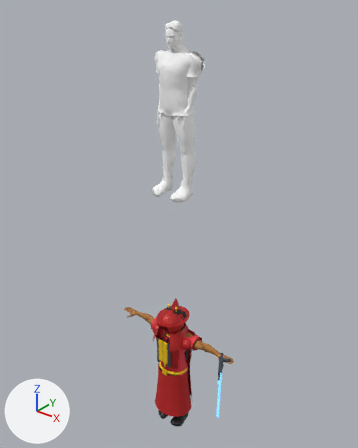
The glTF model public/models/avatar-a.glb: old version first, new version second.
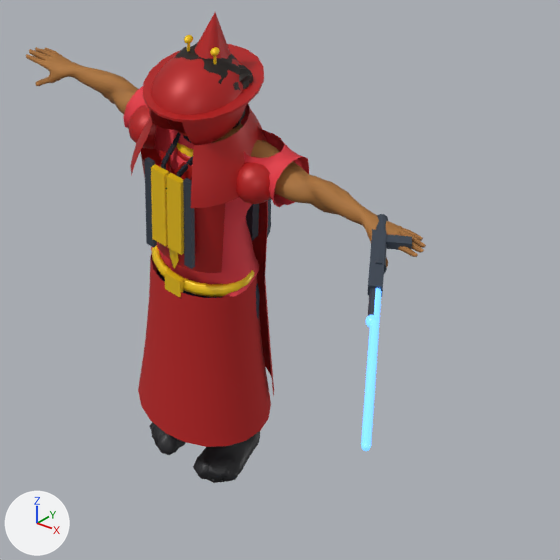
The first picture shows the older version from a 50 mm lens placed at (11.13, -13.68, 7.17), pointed at (0.33, -0.18, -1.2). The close-ups show the older and then the newer version on the part from 33% to 76% of the width and 66% to 100% of the height of that picture. Only the edits that show in the close-ups are written down. The lights are fixed; the arrows at lower left show +X, +Y and +Z. Where no turn or scale is listed for an object, it has been applied to the vertices. Vertices at exactly the same position are counted once.

The older version as bpy lines, for what is in view:
```python
me_mesh_31 = bpy.data.meshes.new('Mesh_31')
me_mesh_31.from_pydata(...)  # 1281 vertices, 2300 faces; spans x -1.17..1.17, y -0.72..0.42, z -8.58..-6.37
me_mesh_31.materials.append(mat_shirt)  # red #e63946
me_mesh_33 = bpy.data.meshes.new('Mesh_33')
me_mesh_33.from_pydata(...)  # 834 vertices, 1580 faces; spans x -0.706..0.711, y -0.736..0.345, z -11.579..-10.976
me_mesh_33.materials.append(mat_shoes)  # black #1b1b1f
me_mesh_4 = bpy.data.meshes.new('Mesh_4')
me_mesh_4.from_pydata(...)  # 58 vertices, 108 faces; spans x -0.65..0.65, y -0.81..0.81, z -0.49..0.49
me_mesh_4.materials.append(mat_costume)  # red #b91c1c
ob_body_3 = bpy.data.objects.new('body_3', me_mesh_31)
ob_body_3.location = (0.0, 0.0, 0.0)
ob_body_5 = bpy.data.objects.new('body_5', me_mesh_33)
ob_body_5.location = (0.0, 0.0, 0.0)
ob_cos_hat = bpy.data.objects.new('cos_hat', me_mesh_4)
ob_cos_hat.location = (0.0, -0.18, -5.33)
ob_torso_fit = bpy.data.objects.new('torso_fit', None)
ob_torso_fit.parent = ob_torso_parts
ob_torso_fit.location = (0.0, 0.0854, -0.323)
ob_torso_fit.scale = (0.715, 0.758, 0.982)
# also in view: 'cos_cape' at (0.0, 0.35, -8.58); 'cos_saber_blade' at (3.48, -1.68, -6.67); 'cos_robe' at (0.0, -0.21, -9.56); 'cos_pads' at (0.0, -0.21, -6.73); 'cos_belt' at (0.0, -0.24, -8.38)
```
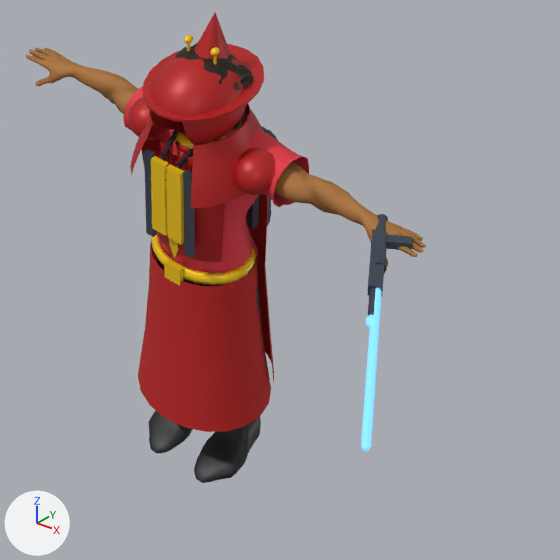
ob_torso_fit is not drawn itself; it is the parent of ob_node_79.

Where the newer file only moved an object's origin or applied its transform, the numbers keep the older frame.

Edits to the bpy script that builds the scene:
```text
Change me_mesh_31:
    used by ob_body_3; location = (0.0, 0.0, 0.0)
    remove me_mesh_31.from_pydata(...)  # 1281 vertices, 2300 faces; spans x -1.17..1.17, y -0.72..0.42, z -8.58..-6.37
    add me_mesh_31.from_pydata(...)  # 1262 vertices, 2287 faces; spans x -1.17..1.17, y -0.72..0.42, z -8.39..-6.25
    me_mesh_31 part 1: 48 vertices moved from x -1.09..1.1, y -0.56..0.39, z -6.66..-6.38 to x -1.09..1.1, y -0.57..0.39, z -6.66..-6.41; 166 vertices removed from x -1.11..1.06, y -0.52..0.41, z -6.75..-6.37; 214 vertices added at x -1.11..1.07, y -0.53..0.39, z -6.74..-6.25
    me_mesh_31 part 2: 35 vertices moved from x -0.63..0.63, y -0.63..0.33, z -8.23..-8.1 to x -0.63..0.63, y -0.64..0.34, z -8.21..-8.1; 181 vertices removed from x -0.72..0.72, y -0.62..0.32, z -8.58..-8.2; 114 vertices added at x -0.69..0.69, y -0.65..0.38, z -8.39..-8.21
Change me_mesh_33:
    used by ob_body_5; location = (0.0, 0.0, 0.0)
    remove me_mesh_33.from_pydata(...)  # 834 vertices, 1580 faces; spans x -0.706..0.711, y -0.736..0.345, z -11.579..-10.976
    add me_mesh_33.from_pydata(...)  # 580 vertices, 1152 faces; spans x -0.719..0.724, y -0.794..0.34, z -11.45..-10.906
    me_mesh_33 part 3: the loose piece of 417 vertices spanning x 0.154..0.711, y -0.736..0.345, z -11.579..-10.976 is rebuilt with 290 vertices and now spans x 0.143..0.724, y -0.794..0.34, z -11.45..-10.906
    me_mesh_33 part 4: the loose piece of 417 vertices spanning x -0.706..-0.149, y -0.736..0.345, z -11.579..-10.976 is rebuilt with 290 vertices and now spans x -0.719..-0.137, y -0.794..0.34, z -11.45..-10.906
Change ob_torso_fit:
    ob_torso_fit.location: (0.0, 0.0854, -0.323) -> (0.0, 0.0847, -0.172)
    ob_torso_fit.scale: (0.715, 0.758, 0.982) -> (0.715, 0.757, 0.951)
```

Pixel boxes [x1, y1, x2, y2] of what changed, in the close-ups (560 x 560 px; the box of a moved part takes in the faces that stretch with it):
'cos_robe', moved, rescaled: before [138, 253, 271, 447]; after [138, 242, 271, 432]
'body_3', reshaped: before [123, 86, 309, 297]; after [123, 86, 309, 287]
'body_5', reshaped: before [149, 422, 260, 483]; after [148, 411, 261, 483]
'cos_scarf', moved, rescaled: before [151, 143, 193, 255]; after [151, 130, 225, 245]
'cos_chest', moved, rescaled: before [140, 148, 225, 273]; after [141, 140, 225, 262]
'cos_pads', moved, rescaled: before [128, 105, 275, 204]; after [128, 97, 275, 195]
'cos_belt', moved, rescaled: before [151, 245, 255, 297]; after [151, 234, 256, 286]
'cos_pack', moved, rescaled: before [144, 157, 271, 269]; after [144, 126, 277, 258]
'cos_cape', moved, rescaled: before [252, 201, 274, 396]; after [249, 194, 274, 383]
'lanyard_m', moved, rescaled: before [161, 132, 193, 190]; after [161, 122, 193, 181]
'cos_shirtfront', moved, rescaled: before [160, 150, 192, 179]; after [160, 142, 193, 171]
'cos_tie', moved, rescaled: before [166, 179, 179, 269]; after [165, 177, 178, 258]
part 1 of me_mesh_31, moved or reshaped: [138, 86, 298, 169] in both
part 2 of me_mesh_31, moved or reshaped (mostly hidden afterwards): before [151, 240, 259, 297]; after [159, 230, 258, 287]
part 3 of me_mesh_33, rebuilt: before [193, 431, 260, 483]; after [194, 417, 261, 483]
part 4 of me_mesh_33, rebuilt: before [149, 422, 186, 455]; after [148, 411, 193, 454]
